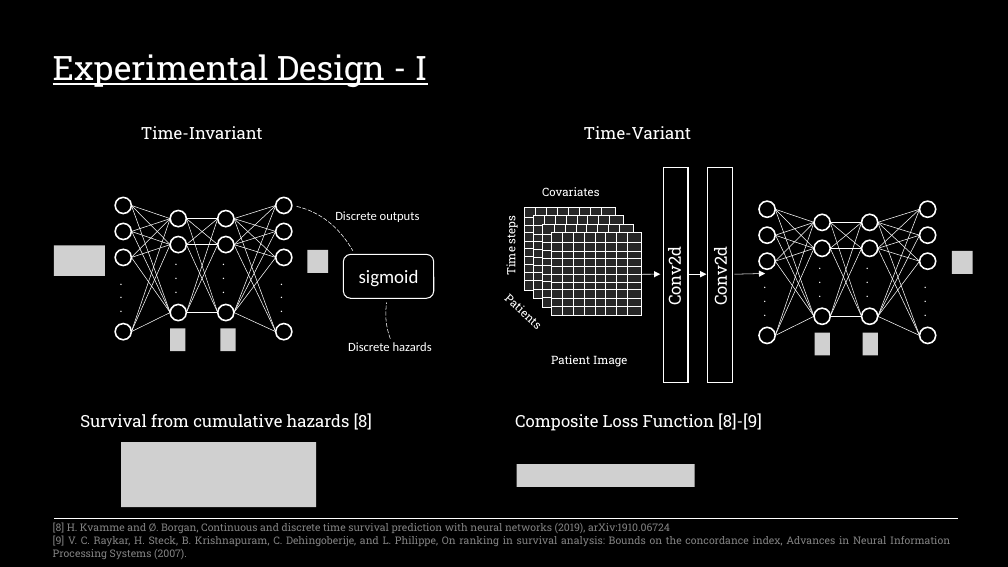
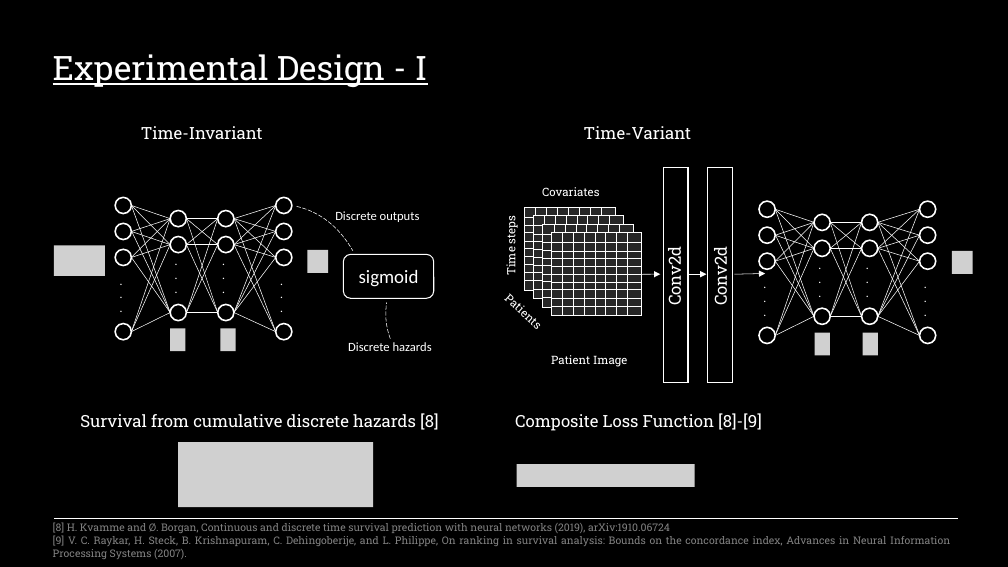
Before and after one commit to sourasen1011/UoE_Research_Project_2023, a slide deck: slide 6 of presentations/powerpoint_presentation/my_presentation.pptx. Drawn at 1008x567 pixels with LibreOffice and Linux fonts; fonts in the diff are those of the drawing; grey boxes stand for pictures. Boxes give left, top, right and bottom in pixels: in the first picture for what was removed or moved away, otherwise in the second. Text is boxed around its words. In the diff, an @@ line names an element or a change of style, - is before the commit and + after.

```diff
--- a/presentations/powerpoint_presentation/my_presentation.pptx
+++ b/presentations/powerpoint_presentation/my_presentation.pptx
@@ text at <box>80,413,438,430</box>: text changed @@
-Survival from cumulative hazards [8]
+Survival from cumulative discrete hazards [8]
@@ picture: place and size @@
-picture at <box>121,442,316,507</box>
+picture at <box>178,442,374,507</box>
```
Also in this commit, not shown: 10 other slides changed, 1 slide removed, 1 other file.
